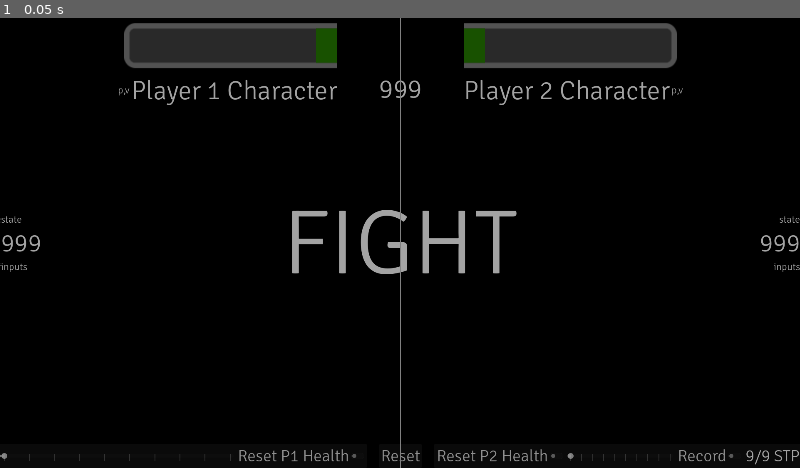
Above: before the commit, frame 1.
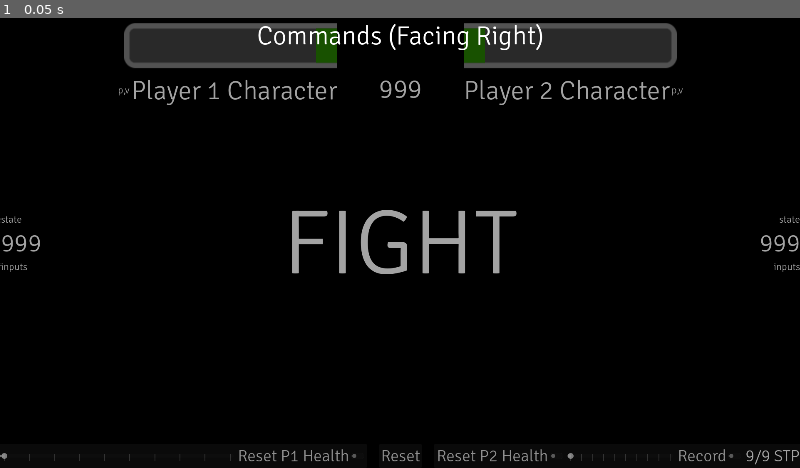
Above: after the commit, the same moment.

Repository: SHyguymoll/FightingGameEngine
Game: Godot game, scene res://scenes/Game.tscn
Same seed, same stepped clock (60 frames per second), same inputs: the game is played once before the commit and once after it. This scene is started directly instead of the project's main scene. The engine's default icon, where the game draws it, is replaced by a stand-in: a white triangle on a blue panel in a dark square. Sound files missing from this copy of the repository are replaced by a short silence.
Inputs:
- Up to frame 1 (0.05 s): no input

The runs differ from the first frame. In frame 1, 0.6% of the frame differs, in the area x 32-68%, y 0-100%.
Error in both runs: Invalid call. Nonexistent function 'instantiate' in base 'Nil'. (res://scripts/main_game.gd:143)

Commit message:
reduced size of icons, removed separators

Diff:
--- a/scenes/Game.tscn
+++ b/scenes/Game.tscn
@@ -498,24 +498,36 @@
 mouse_filter = 2
 color = Color(0, 0, 0, 0.360784)
 
+[node name="Label" type="Label" parent="CommandScreen/CommandScreen/ColorRect"]
+layout_mode = 1
+anchors_preset = 10
+anchor_right = 1.0
+offset_bottom = 80.0
+grow_horizontal = 2
+theme = ExtResource("10_pe8d5")
+theme_override_font_sizes/font_size = 64
+text = "Commands (Facing Right)"
+horizontal_alignment = 1
+
 [node name="HBoxContainer" type="HBoxContainer" parent="CommandScreen/CommandScreen/ColorRect"]
 layout_mode = 1
 anchors_preset = -1
 anchor_right = 1.0
-offset_bottom = 4978.0
+offset_top = 80.0
+offset_bottom = 1080.0
 grow_horizontal = 2
 alignment = 1
 
 [node name="P1Commands" type="VBoxContainer" parent="CommandScreen/CommandScreen/ColorRect/HBoxContainer"]
-layout_mode = 2
-size_flags_horizontal = 3
-
-[node name="VSeparator" type="VSeparator" parent="CommandScreen/CommandScreen/ColorRect/HBoxContainer"]
-layout_mode = 2
+clip_contents = true
+layout_mode = 2
+size_flags_horizontal = 3
 
 [node name="P2Commands" type="VBoxContainer" parent="CommandScreen/CommandScreen/ColorRect/HBoxContainer"]
-layout_mode = 2
-size_flags_horizontal = 3
+clip_contents = true
+layout_mode = 2
+size_flags_horizontal = 3
+alignment = 2
 
 [node name="SmoothTransitionLayer" type="CanvasLayer" parent="."]
 layer = 100
--- a/scripts/main_game.gd
+++ b/scripts/main_game.gd
@@ -435,7 +435,6 @@
 		new_command.description = command_split[2]
 		new_command.inputs = create_commands(command_split[1])
 		$CommandScreen/CommandScreen/ColorRect/HBoxContainer/P1Commands.add_child(new_command)
-		$CommandScreen/CommandScreen/ColorRect/HBoxContainer/P1Commands.add_child(HSeparator.new())
 	for command in p2.command_list:
 		var command_split := command.split("|", true, 2)
 		var new_command : FighterCommand = command_item.instantiate()
@@ -443,7 +442,6 @@
 		new_command.description = command_split[2]
 		new_command.inputs = create_commands(command_split[1])
 		$CommandScreen/CommandScreen/ColorRect/HBoxContainer/P2Commands.add_child(new_command)
-		$CommandScreen/CommandScreen/ColorRect/HBoxContainer/P2Commands.add_child(HSeparator.new())
 
 func make_hud():
 	# player 1
Binary file changed: Content/Art/Menu/ButtonIcons/ArrowD.png
Binary file changed: Content/Art/Menu/ButtonIcons/ArrowDL.png
Binary file changed: Content/Art/Menu/ButtonIcons/ArrowDR.png
Binary file changed: Content/Art/Menu/ButtonIcons/ArrowHD.png
Binary file changed: Content/Art/Menu/ButtonIcons/ArrowHDL.png
Binary file changed: Content/Art/Menu/ButtonIcons/ArrowHDR.png
Binary file changed: Content/Art/Menu/ButtonIcons/ArrowHL.png
Binary file changed: Content/Art/Menu/ButtonIcons/ArrowHR.png
Binary file changed: Content/Art/Menu/ButtonIcons/ArrowHU.png
Binary file changed: Content/Art/Menu/ButtonIcons/ArrowHUL.png
Binary file changed: Content/Art/Menu/ButtonIcons/ArrowHUR.png
Binary file changed: Content/Art/Menu/ButtonIcons/ArrowL.png
(and 31 more such lines)
